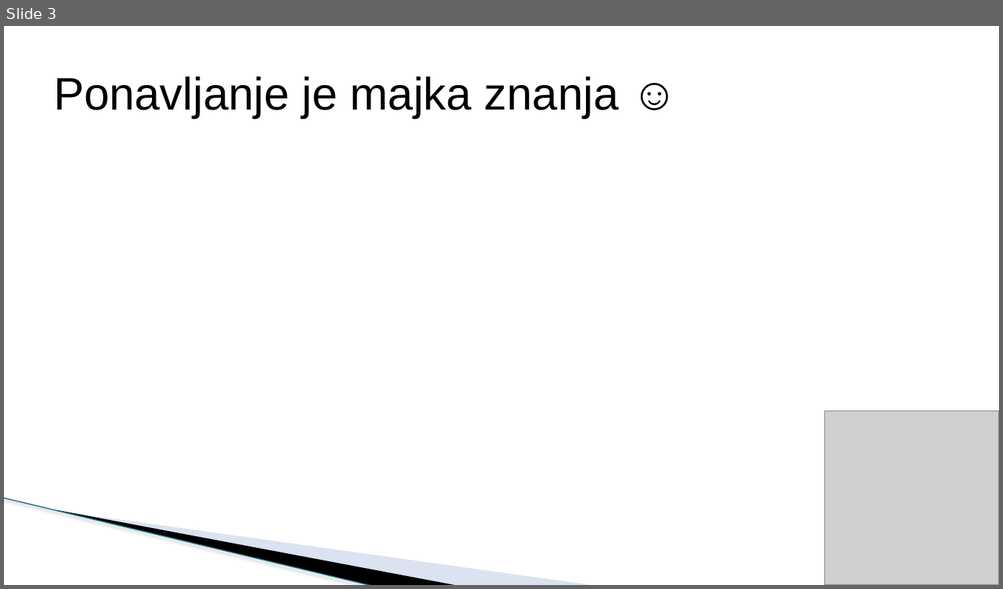
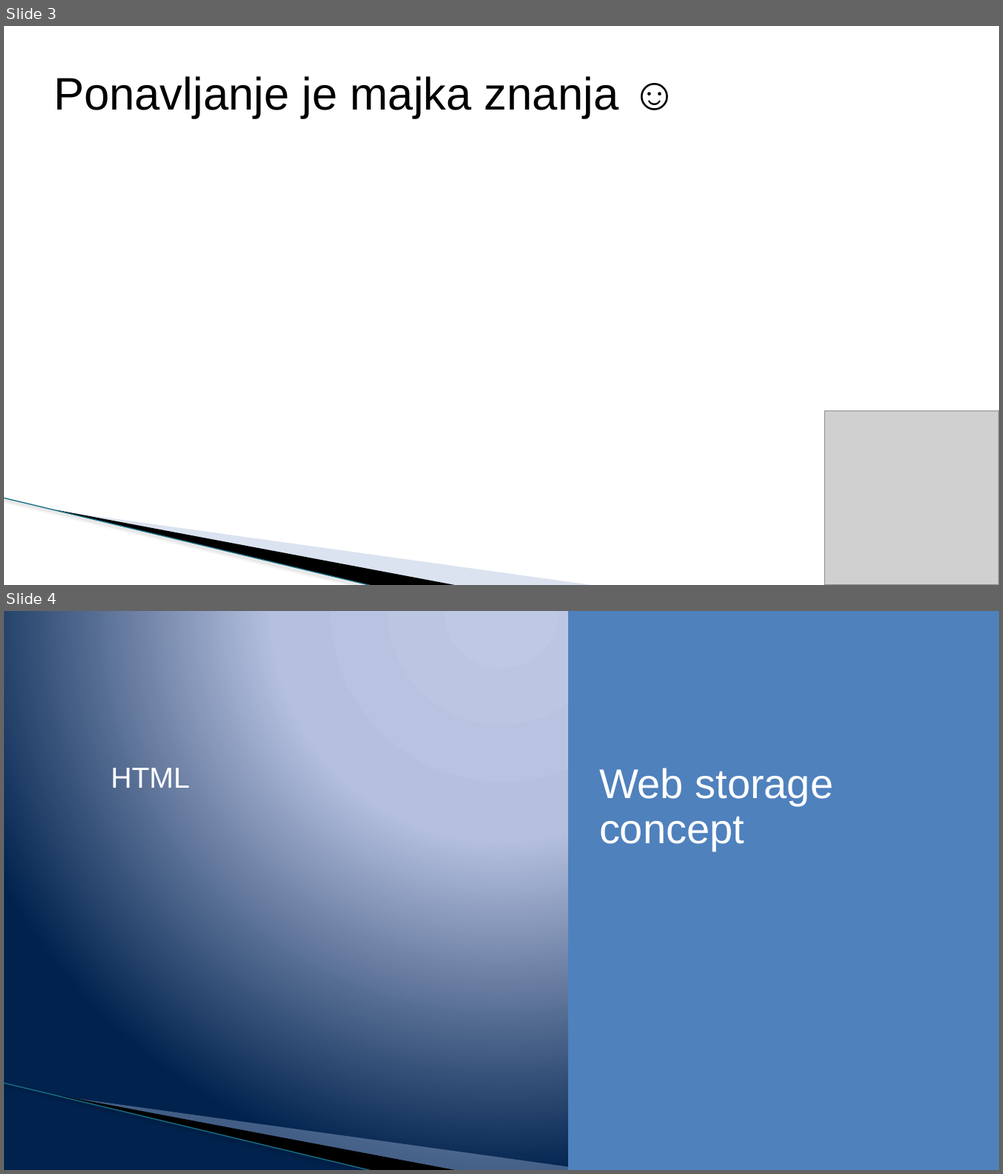
Before and after one commit to todalexcode/kurs-front-end, a slide deck: sesija-35/PPT/Front-End Developer-35.pptx. Shown one above the other, each under a label of ours: slide 3 before the commit, slides 3 and 4 after it. The pictures are 1003x589 and 1003x1174 pixels, drawn with LibreOffice and Linux fonts; fonts in the diff are those of the drawing; grey boxes stand for pictures; background and template pictures are left out. Boxes give left, top, right and bottom in pixels: in the first picture for what was removed or moved away, otherwise in the second. Text is boxed around its words. In the diff, an @@ line names an element or a change of style, - is before the commit and + after.

```diff
--- a/sesija-35/PPT/Front-End Developer-35.pptx
+++ b/sesija-35/PPT/Front-End Developer-35.pptx
@@ slide 4 added at (x1=4, y1=611, x2=999, y2=1170), background gradient #BFC9E5 to #B5C0E0 to #00234D; not listed: 3 template elements that a slide beside it also shows @@
@@ rectangle added at (x1=568, y1=611, x2=999, y2=1170), fill #4F81BD @@
@@ text added at (x1=111, y1=768, x2=190, y2=788), 28 pt, text #FFFFFF @@
+HTML
@@ text added at (x1=599, y1=768, x2=834, y2=850), 40 pt, text #FFFFFF @@
+Web storage concept
```
Also in this commit, not shown: 1 slide changed, 6 other slides added, 2 slides removed, 5 other files.
